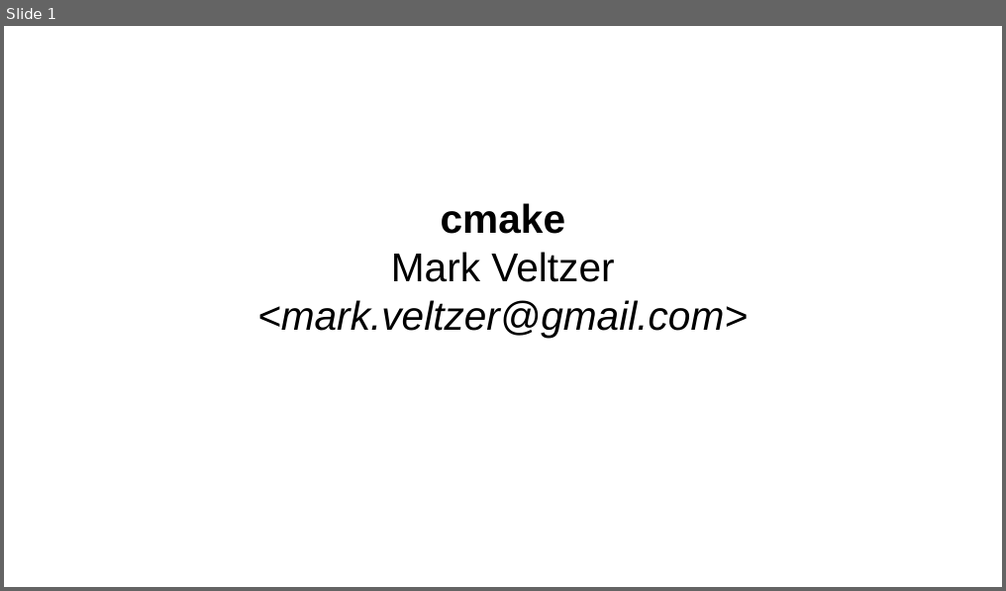
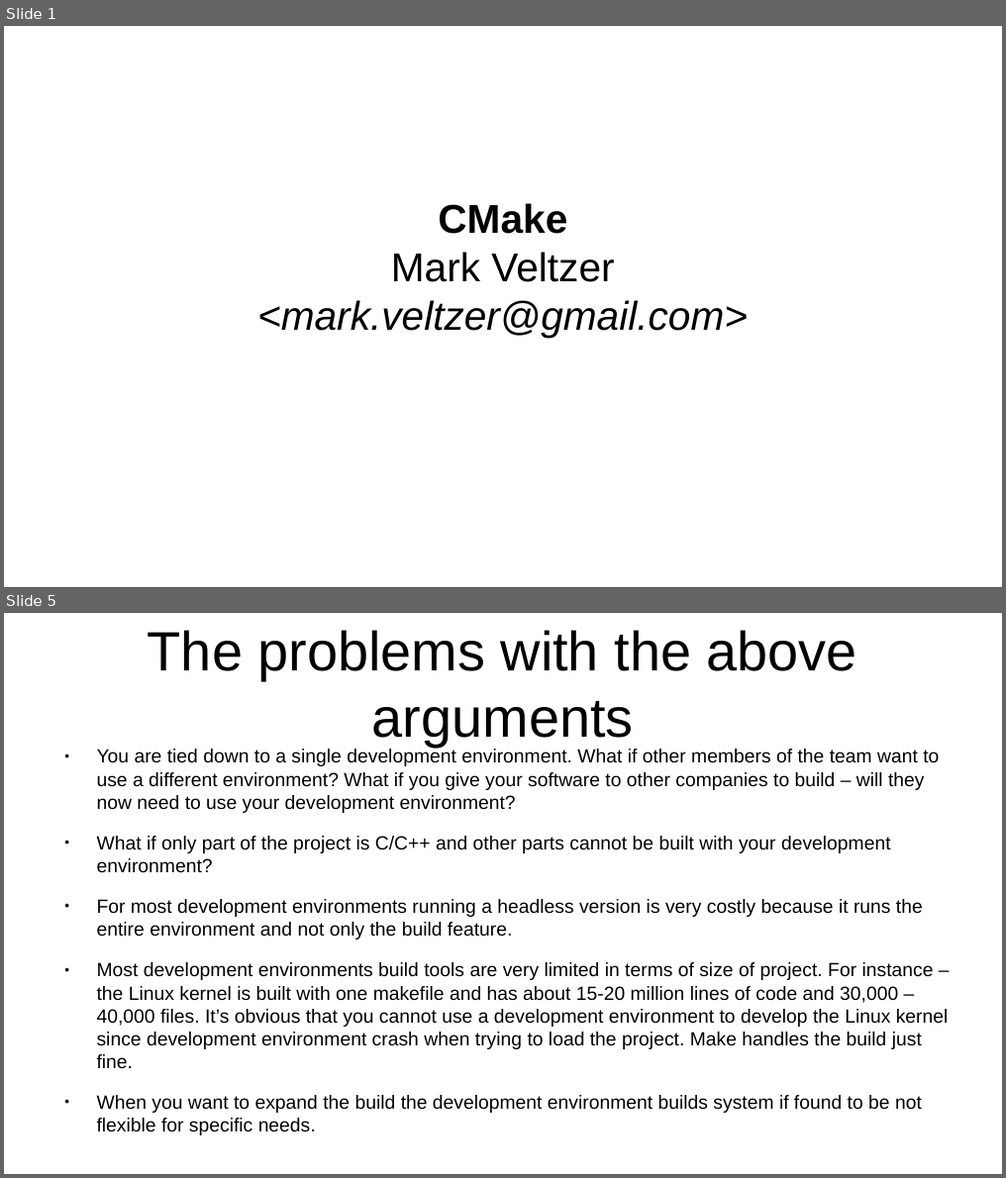
Before and after one commit to veltzer/teaching-slides, a slide deck: odp/cmake/cmake.odp. Shown one above the other, each under a label of ours: slide 1 before the commit, slides 1 and 5 after it; the slides between them are not shown. The pictures are 1006x591 and 1006x1178 pixels, drawn with LibreOffice and Linux fonts; fonts in the diff are those of the drawing. Boxes give left, top, right and bottom in pixels: in the first picture for what was removed or moved away, otherwise in the second. Text is boxed around its words. In the diff, an @@ line names an element or a change of style, - is before the commit and + after.

```diff
--- a/odp/cmake/cmake.odp
+++ b/odp/cmake/cmake.odp
@@ slide 5 added at (4,613,1002,1174), background #FFFFFF @@
@@ title added at (148,630,857,747), 44 pt, text #000000 @@
+The problems with the above arguments
@@ text added at (97,748,948,1136), 15.2 pt, text #000000 @@
+● You are tied down to a single development environment. What if other members of the team want to use a different environment? What if you give your software to other companies to build – will they now need to use your development environment?
+● What if only part of the project is C/C++ and other parts cannot be built with your development environment?
+● For most development environments running a headless version is very costly because it runs the entire environment and not only the build feature.
+● Most development environments build tools are very limited in terms of size of project. For instance – the Linux kernel is built with one makefile and has about 15-20 million lines of code and 30,000 – 40,000 files. It’s obvious that you cannot use a development environment to develop the Linux kernel since development environment crash when trying to load the project. Make handles the build just fine.
+● When you want to expand the build the development environment builds system if found to be not flexible for specific needs.
@@ slide 1 changed as well @@
@@ text at (438,203,567,234): text changed @@
-cmake
+CMake
```
Also in this commit, not shown: 34 other slides added.
